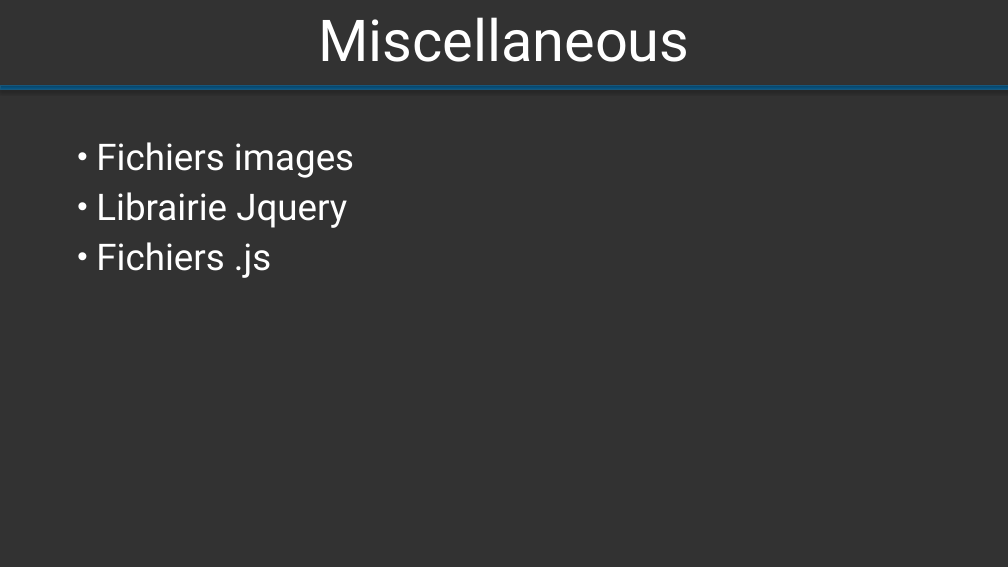
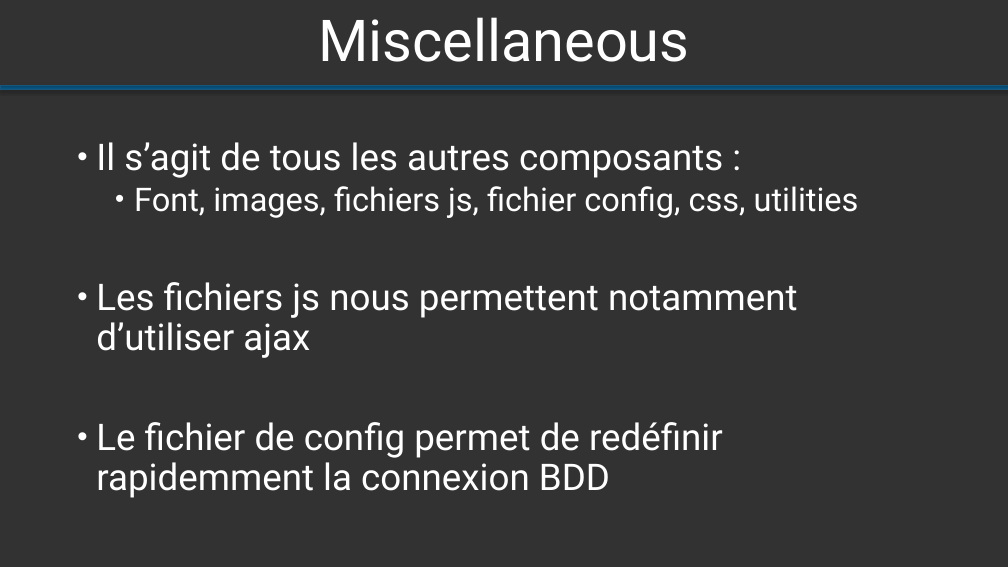
Before and after one commit to Altrue/archi, a slide deck: slide 8 of bazard/Présentation ODIARD PASINI.pptx (slide 9 before the commit). Drawn at 1008x567 pixels with LibreOffice and Linux fonts; fonts in the diff are those of the drawing. Boxes give left, top, right and bottom in pixels: in the first picture for what was removed or moved away, otherwise in the second. Text is boxed around its words. In the diff, an @@ line names an element or a change of style, - is before the commit and + after.

```diff
--- a/bazard/Présentation ODIARD PASINI.pptx
+++ b/bazard/Présentation ODIARD PASINI.pptx
@@ text at (x1=96, y1=142, x2=859, y2=498): text changed; text colour #FCFCFC to #FFFFFF @@
-• Fichiers images
-• Librairie Jquery
-• Fichiers .js
+• Il s’agit de tous les autres composants :
+  • Font, images, fichiers js, fichier config, css, utilities
+• Les fichiers js nous permettent notamment d’utiliser ajax
+• Le fichier de config permet de redéfinir rapidemment la connexion BDD
```
Also in this commit, not shown: 10 other slides changed, 1 slide removed.
